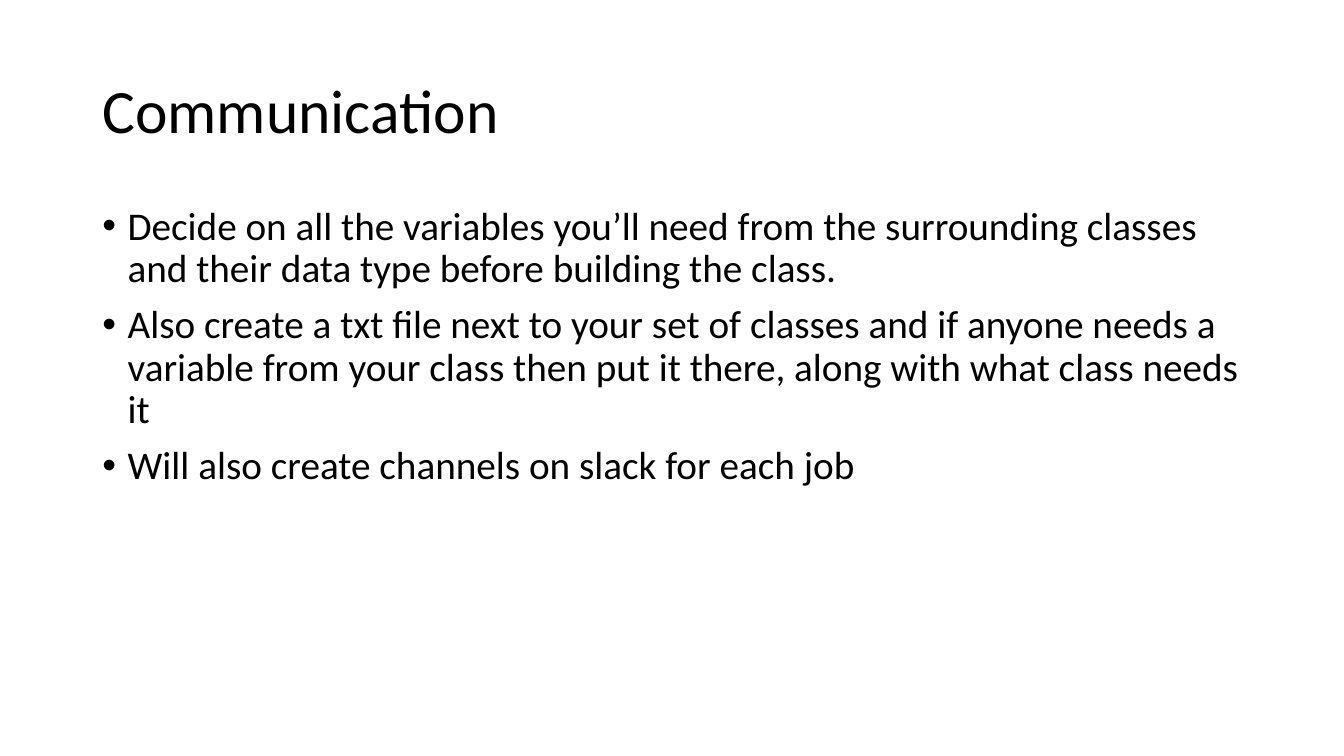
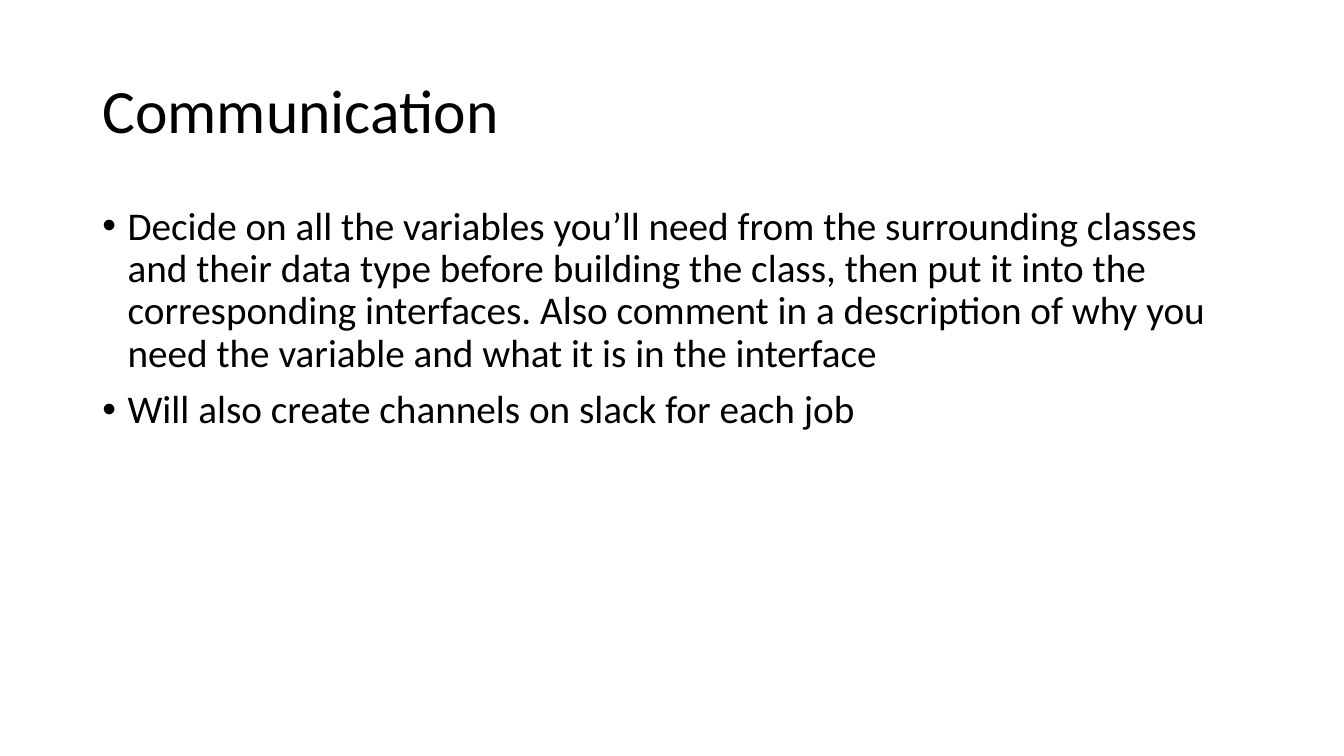
Before and after one commit to james99c/Autonomous-Warehouse-Project, a slide deck: slide 2 of Notes/Structure Of Classes/Presentation1.pptx (slide 5 before the commit). Drawn at 1344x756 pixels with LibreOffice and Linux fonts; fonts in the diff are those of the drawing. Boxes give left, top, right and bottom in pixels: in the first picture for what was removed or moved away, otherwise in the second. Text is boxed around its words. In the diff, an @@ line names an element or a change of style, - is before the commit and + after.

Commit message:
Created skeleton classes for everything

```diff
--- a/Notes/Structure Of Classes/Presentation1.pptx
+++ b/Notes/Structure Of Classes/Presentation1.pptx
@@ text at box(128, 212, 1204, 368): text changed @@
-• Decide on all the variables you’ll need from the surrounding classes and their data type before building the class.
-• Also create a txt file next to your set of classes and if anyone needs a variable from your class then put it there, along with what class needs it
+• Decide on all the variables you’ll need from the surrounding classes and their data type before building the class, then put it into the corresponding interfaces. Also comment in a description of why you need the variable and what it is in the interface
```
Also in this commit, not shown: 1 other slide changed, 3 slides removed, 26 other files.
